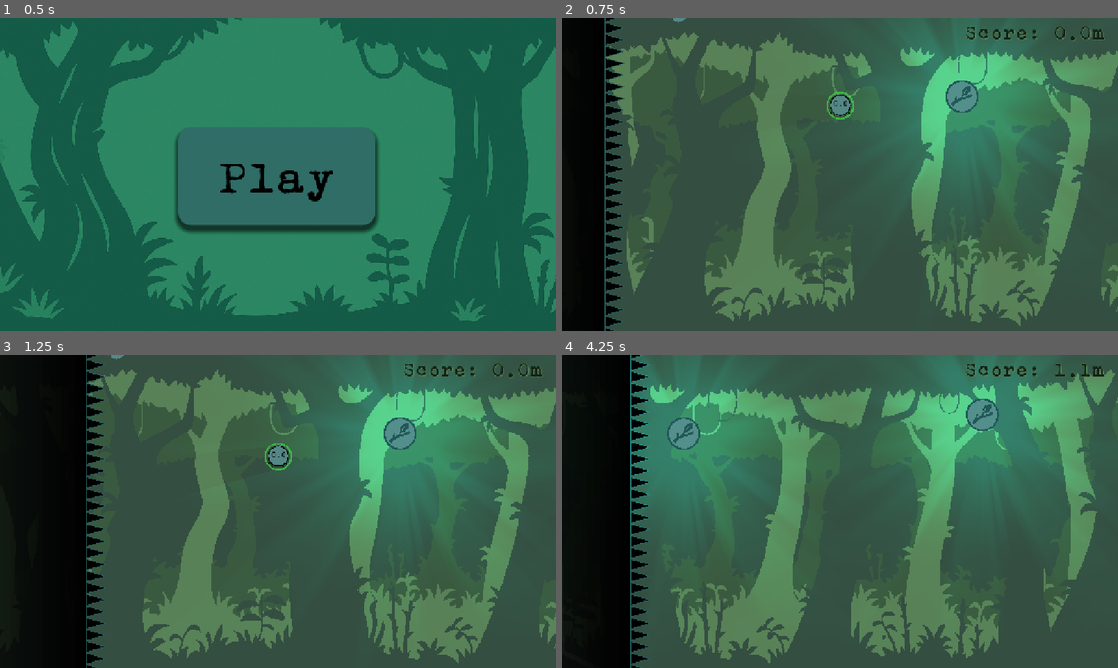
Above: before the commit, frames 1-4 (two rows, left to right).
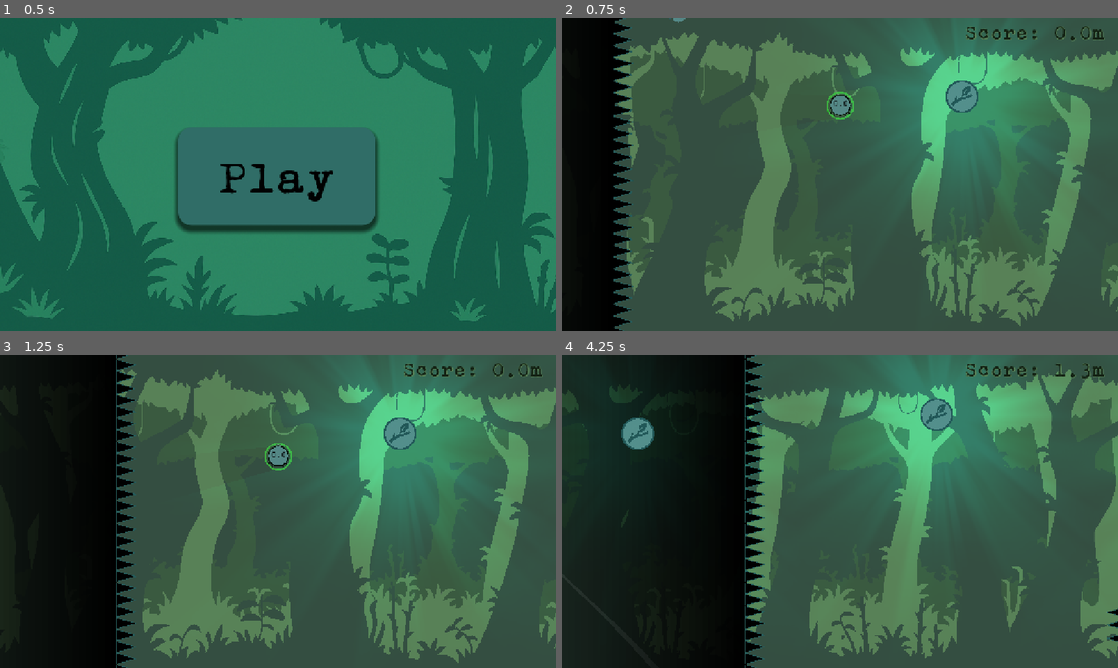
Above: after the commit, the same moments.

Repository: piperinnshall/pp-jam-25
Game: Godot game, scene res://src/Main.tscn
Same seed, same stepped clock (60 frames per second), same inputs: the game is played once before the commit and once after it.
Inputs (mouse positions are in pixels of both pictures, inside the frame that each line leads up to):
- Up to frame 1 (0.5 s): no input
- Up to frame 2 (0.75 s): click "Play" at 0.5 s
- Up to frame 3 (1.25 s): no input
- Up to frame 4 (4.25 s): tap Enter (ui_accept) at 1.25 s; move the mouse to (962, 495) at 1.27 s; press the mouse at (962, 495) at 1.28 s; hold D (right) 1.28-2.78 s; tap Space (jump) at 1.52, 2.27, 3.77 s; move the mouse to (728, 527) at 2.02 s; release the mouse at (728, 527) at 2.03 s; click (728, 527) at 2.1 s; move the mouse to (895, 442) at 2.77 s; press the mouse at (895, 442) at 2.78 s; hold A (left) 2.78-3.53 s; move the mouse to (812, 574) at 3.52 s; release the mouse at (812, 574) at 3.53 s; hold D (right) from 3.53 s (still down); click (812, 574) at 3.6 s

Frame 1 is identical in both runs. In frame 2, 2.2% of the frame differs, in the area x 7-13%, y 0-100%; in frame 3, 6.0%; in frame 4, 56%, in the area x 0-100%, y 0-100%.

Commit message:
chore: Number tweaking

Diff:
--- a/src/scripts/player/player.gd
+++ b/src/scripts/player/player.gd
@@ -173,12 +173,23 @@
 
 func movement():
 	var grounded = get_contact_count() > 0
-	if Input.is_action_pressed("right") and (grounded or hooked):
-		apply_central_impulse(Vector2.RIGHT)
-	if Input.is_action_pressed("left") and (grounded or hooked):
-		apply_central_impulse(Vector2.LEFT)
+	var air_control = 0.1
+	var impulse_strength = 1.0
+
+	if not grounded and not hooked:
+		impulse_strength = air_control
+
+	if Input.is_action_pressed("right"):
+		apply_central_impulse(Vector2.RIGHT * speed * impulse_strength)
+	if Input.is_action_pressed("left"):
+		apply_central_impulse(Vector2.LEFT * speed * impulse_strength)
 	if Input.is_action_just_pressed("jump") and grounded:
 		apply_central_impulse(Vector2.UP * 100)
+
+	# Clamp horizontal velocity to prevent infinite speed
+	var max_speed = 430.0
+	if abs(linear_velocity.x) > max_speed:
+		linear_velocity.x = sign(linear_velocity.x) * max_speed
 
 func take_damage(amount: float):
 	current_health = max(0, current_health - amount)
--- a/src/scripts/utils/spike_wall.gd
+++ b/src/scripts/utils/spike_wall.gd
@@ -2,7 +2,7 @@
 
 @onready var spike_scene: PackedScene = preload("res://src/scenes/utils/Spike.tscn")
 
-@export var move_speed: float = 200
+@export var move_speed: float = 300
 @export var spike_count: int = 100
 @export var spacing: int = 27
 
